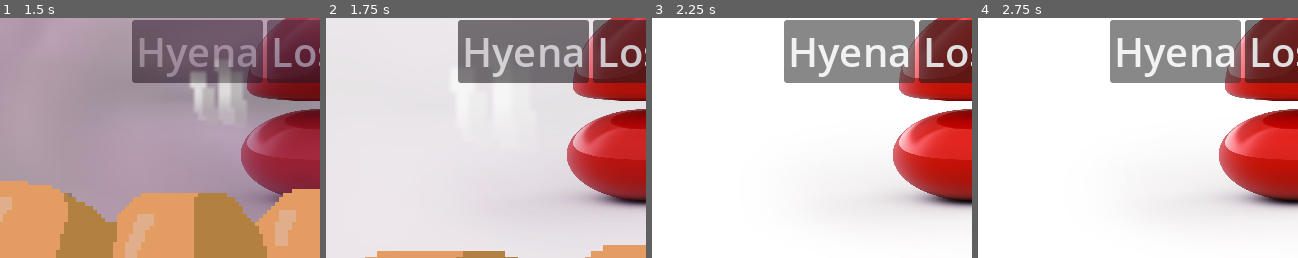
Above: before the commit, frames 1-4 (left to right).
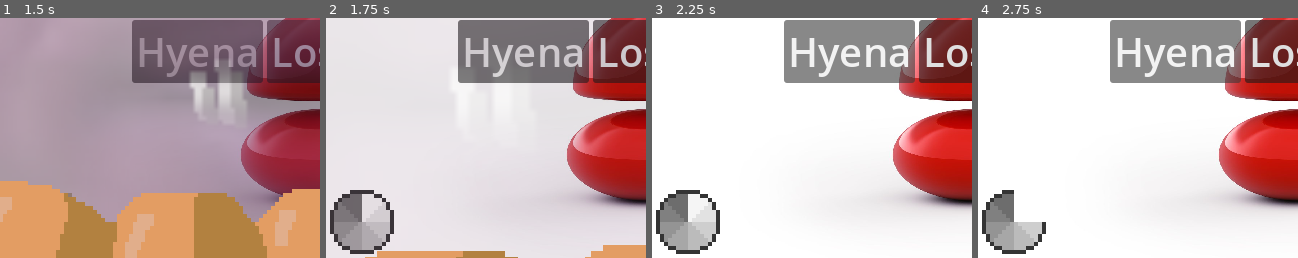
Above: after the commit, the same moments.

Repository: Whoopsitsgod/GAVINWARE
Game: Godot game, scene res://Main.tscn
Same seed, same stepped clock (60 frames per second), same inputs: the game is played once before the commit and once after it. Video files are missing from this copy of the repository; at most half a second of black plays in their place.
Inputs:
- Up to frame 1 (1.5 s): click "Sauls" at 0.5 s; click "Spectres" at 1.25 s
- Up to frame 2 (1.75 s): no input
- Up to frame 3 (2.25 s): click "Hyena" at 2 s
- Up to frame 4 (2.75 s): no input
The pictures show only the part of the screen within x 0-50%, y 50-100%; the shares and areas given below are measured in that part.

Frame 1 is identical in both runs. In frame 2, 3.9% of the frame differs, in the area x 1-22%, y 71-99%; in frame 3, 3.9%; in frame 4, 3.2%.

Commit message:
Timer and fix

Diff:
--- a/Games/FiberOpticCable/FiberOpticCable.tscn
+++ b/Games/FiberOpticCable/FiberOpticCable.tscn
@@ -1,8 +1,9 @@
-[gd_scene load_steps=6 format=3 uid="uid://c0f1vb40h1ycv"]
+[gd_scene load_steps=7 format=3 uid="uid://c0f1vb40h1ycv"]
 
 [ext_resource type="Script" uid="uid://et04we5do8w2" path="res://Games/FiberOpticCable/fiber_optic_cable.gd" id="1_jqep2"]
 [ext_resource type="Shader" uid="uid://hiq0uk6h7bei" path="res://Games/FiberOpticCable/FiberOpticCable.tres" id="2_wtrvl"]
 [ext_resource type="Texture2D" uid="uid://ngssssxrevls" path="res://Games/FiberOpticCable/8TxrBGznc-4289732442.jpg" id="3_tjfs0"]
+[ext_resource type="PackedScene" uid="uid://c5b08fjbyifw3" path="res://Timer.tscn" id="4_aj7ea"]
 
 [sub_resource type="Theme" id="Theme_wtrvl"]
 default_font_size = 40
@@ -79,6 +80,9 @@
 grow_horizontal = 2
 grow_vertical = 2
 
+[node name="Timer" parent="." instance=ExtResource("4_aj7ea")]
+position = Vector2(36, 444)
+
 [node name="AudioStreamPlayer" type="AudioStreamPlayer" parent="."]
 
 [connection signal="finished" from="VideoStreamPlayer" to="." method="_on_video_stream_player_finished"]
--- a/Games/FiberOpticCable/fiber_optic_cable.gd
+++ b/Games/FiberOpticCable/fiber_optic_cable.gd
@@ -60,6 +60,7 @@
 	$Image.visible = true
 	var tween = get_tree().create_tween()
 	var tween_time = transition_speed()
+	$Timer.stop_timer()
 	tween.set_parallel()
 	tween.tween_method(func(a): $Image.material.set_shader_parameter("Transparency", a), 0.0, 1.0, tween_time)
 	tween.tween_callback(func(): $AudioStreamPlayer.play()).set_delay(tween_time/2)
@@ -69,3 +70,5 @@
 
 func _on_video_stream_player_finished() -> void:
 	$VideoStreamPlayer.visible = false
+	$Timer.start_timer(transition_speed())
+	$Timer.timeout.connect(func(): _on_pressed(-1))
--- a/Games/Tomato/Tomato.tscn
+++ b/Games/Tomato/Tomato.tscn
@@ -85,5 +85,5 @@
 animation = &"hit"
 
 [node name="Timer" parent="." instance=ExtResource("9_h8asl")]
-position = Vector2(0, 480)
+position = Vector2(4, 476)
 offset = Vector2(8, -8)
--- a/Games/Tomato/tomato.gd
+++ b/Games/Tomato/tomato.gd
@@ -26,4 +26,5 @@
 	tween.tween_property($Jackson, "position", Vector2(1200,240), 1.5)
 	tween.set_parallel()
 	tween.tween_property($Jackson, "rotation", 2, 1.5)
+	$Timer.stop_timer()
 	won_game = true
--- a/timer.gd
+++ b/timer.gd
@@ -10,6 +10,9 @@
 	$Timer.wait_time = step
 	$Timer.start()
 
+func stop_timer():
+	emitted = true
+
 func _on_timer_timeout() -> void:
 	if emitted:
 		return
@@ -17,5 +20,8 @@
 		timeout.emit()
 		emitted = true
 		return
+	if steps_taken == 7:
+		self.visible = false
+
 	steps_taken += 1
 	frame += 1
